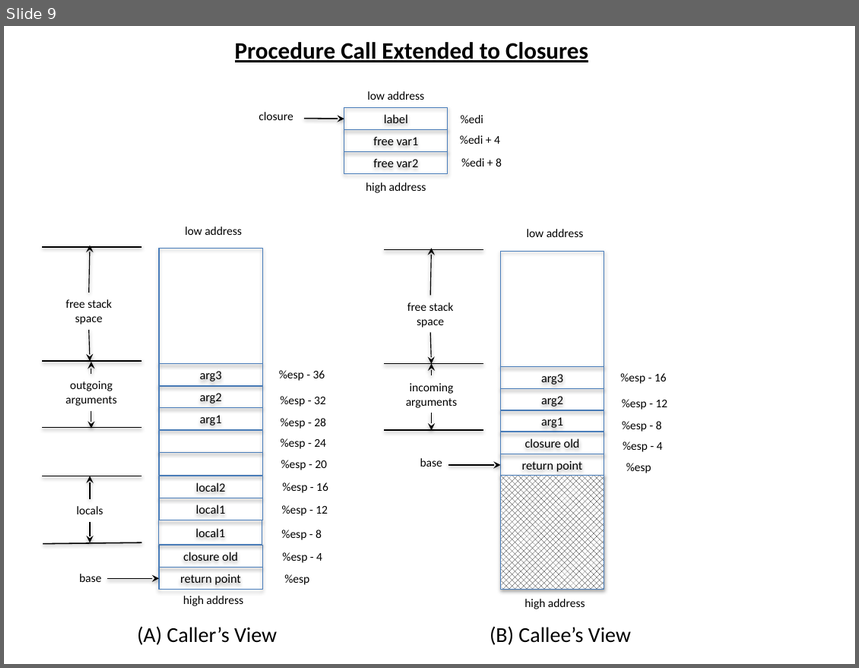
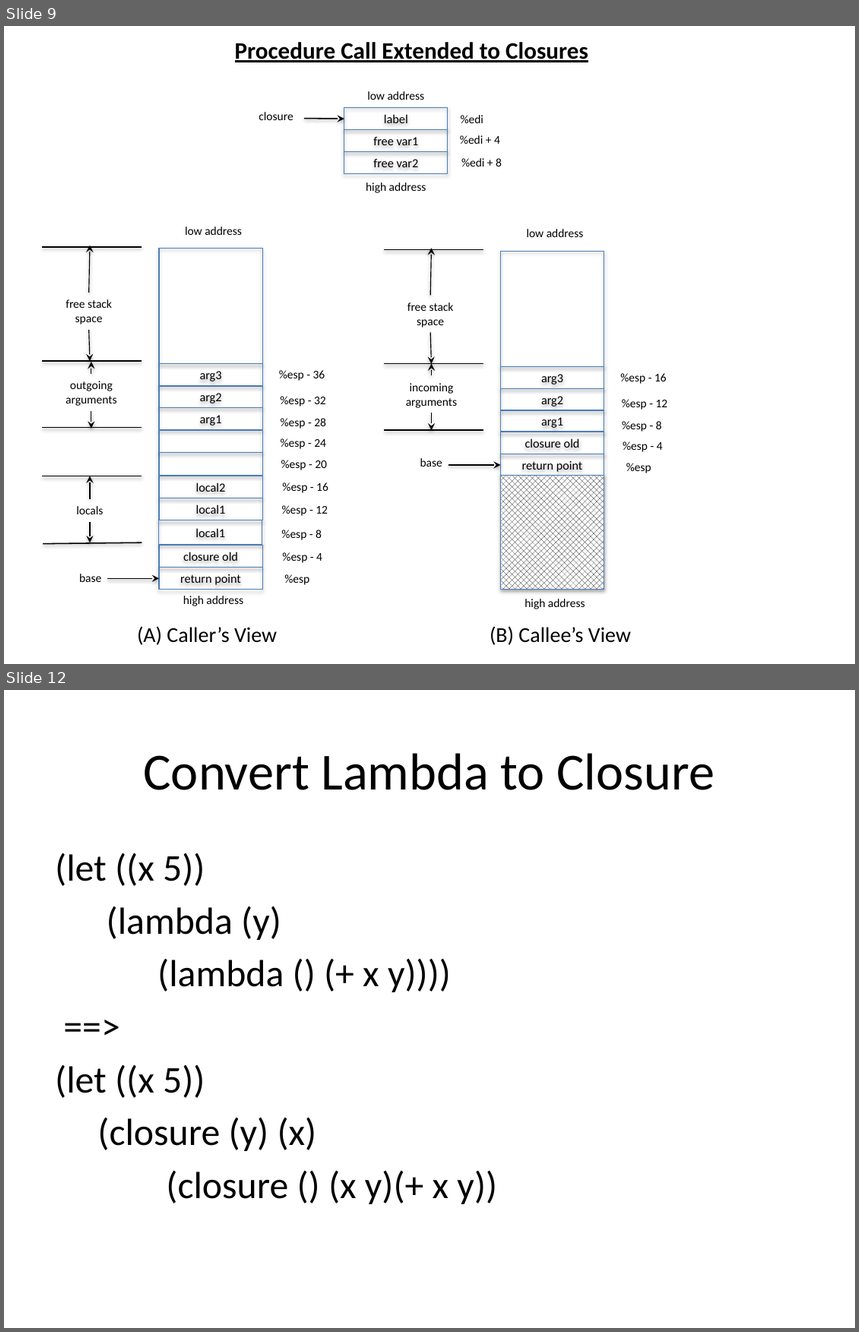
Before and after one commit to markcornwell/pilar, a slide deck: doc/Pilar.pptx. Shown one above the other, each under a label of ours: slide 9 before the commit, slides 9 and 12 after it; the slides between them are not shown. The pictures are 859x668 and 859x1332 pixels, drawn with LibreOffice and Linux fonts; fonts in the diff are those of the drawing. Boxes give left, top, right and bottom in pixels: in the first picture for what was removed or moved away, otherwise in the second. Text is boxed around its words. In the diff, an @@ line names an element or a change of style, - is before the commit and + after.

Commit message:
got inline closure implementation coded - passes some tests
Failing test 185: (letrec ((f (lambda (x) (g x x))) (g (lambda (x y)
(fx+ x y)))) (f 12)) ...sh: line 1:  7721 Segmentation fault: 11

```diff
--- a/doc/Pilar.pptx
+++ b/doc/Pilar.pptx
@@ slide 12 added at [4,690,855,1328], background #FFFFFF @@
@@ title added at [144,753,715,790], 44 pt, text #000000 @@
+Convert Lambda to Closure
@@ text added at [55,853,497,1205], 32 pt, text #000000 @@
+(let ((x 5))
+(lambda (y)
+(lambda () (+ x y))))
+==>
+(let ((x 5))
+(closure (y) (x)
+(closure () (x y)(+ x y))
```
Also in this commit, not shown: 4 slides changed, 2 other slides added, 1 slide removed, 7 other files.
